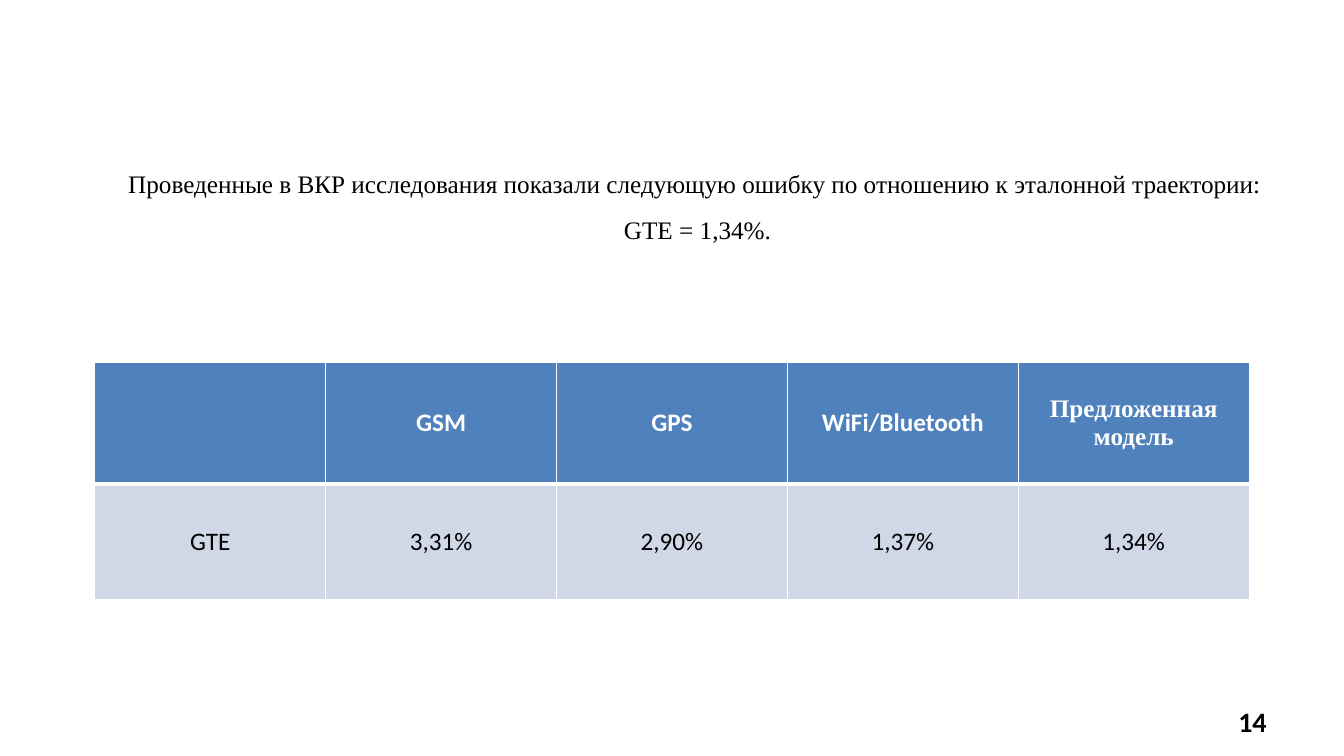
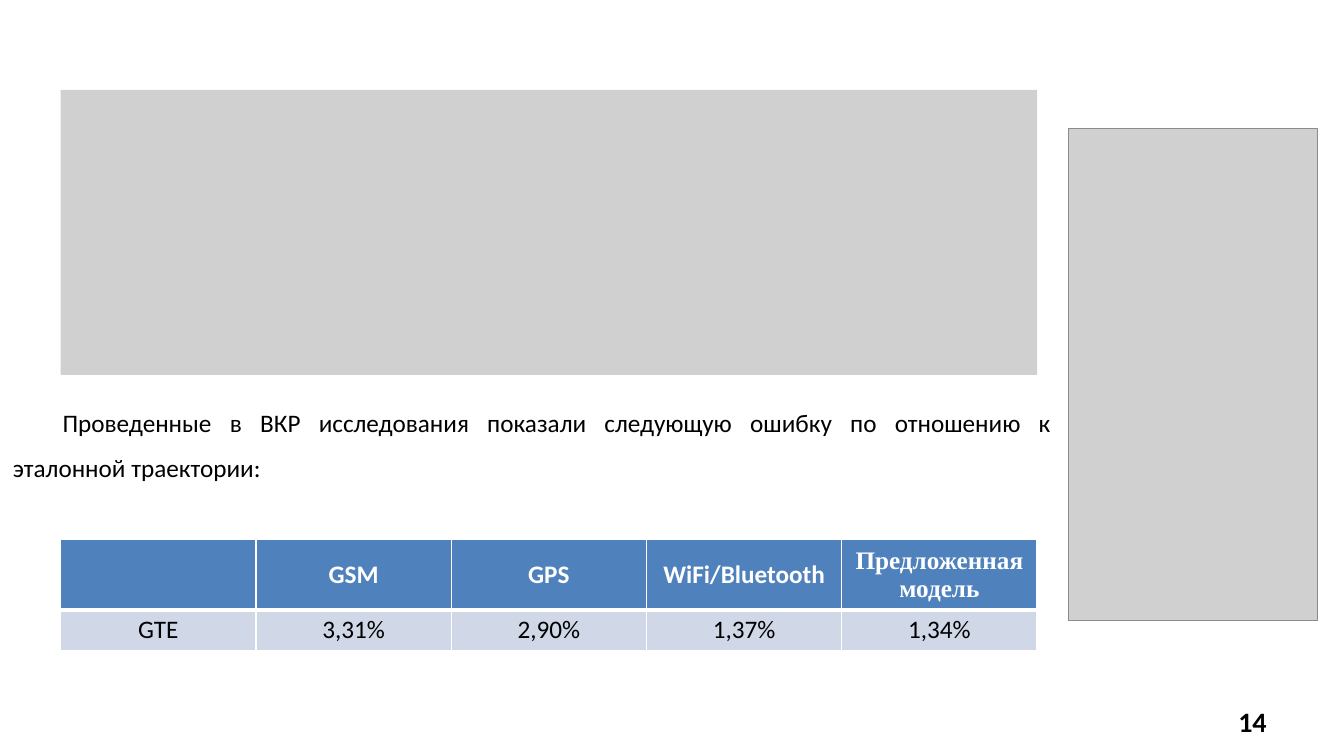
Before and after one commit to SonicRun/DiplomMaga, a slide deck: slide 14 of Диплом/6223 Мавлютов В.Д. Презентация.pptx. Drawn at 1344x756 pixels with LibreOffice and Linux fonts; fonts in the diff are those of the drawing; grey boxes stand for pictures; background and template pictures are left out. Boxes give left, top, right and bottom in pixels: in the first picture for what was removed or moved away, otherwise in the second. Text is boxed around its words. In the diff, an @@ line names an element or a change of style, - is before the commit and + after.

```diff
--- a/Диплом/6223 Мавлютов В.Д. Презентация.pptx
+++ b/Диплом/6223 Мавлютов В.Д. Презентация.pptx
@@ picture added at bbox=[60, 90, 1037, 375] @@
@@ picture added at bbox=[1069, 129, 1318, 621] @@
@@ text at bbox=[624, 222, 771, 243]: paragraph removed @@
-GTE = 1,34%.
@@ text "Проведенные в ВКР исследования показали ...": place and size @@
-text "Проведенные в ВКР исследования показали ..." at bbox=[128, 175, 1260, 243]
+text "Проведенные в ВКР исследования показали ..." at bbox=[13, 415, 1051, 481]
@@ text "Проведенные в ВКР исследования показали ..." at bbox=[13, 415, 1051, 481]: font Times New Roman to Calibri @@
@@ table: place and size @@
-table at bbox=[95, 362, 1249, 599]
+table at bbox=[60, 539, 1038, 650]
```
Also in this commit, not shown: 3 other files.
